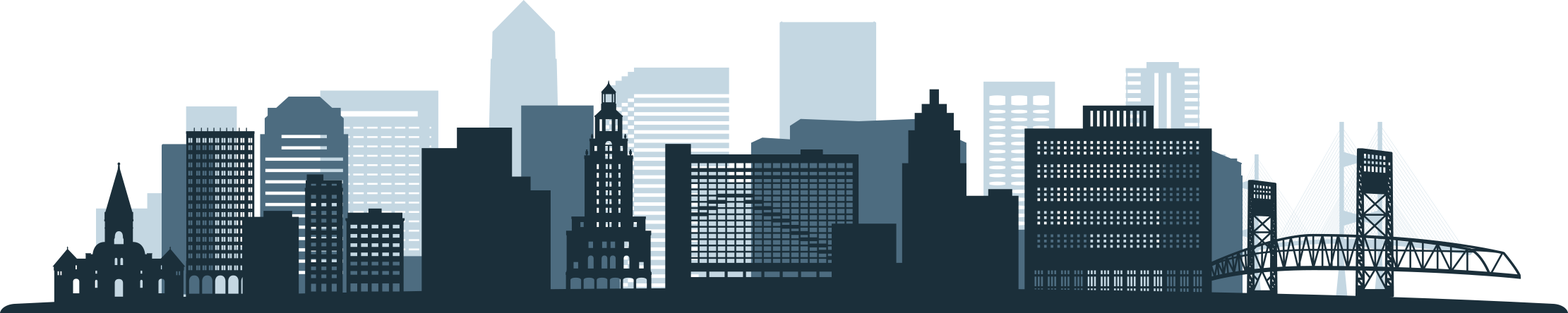
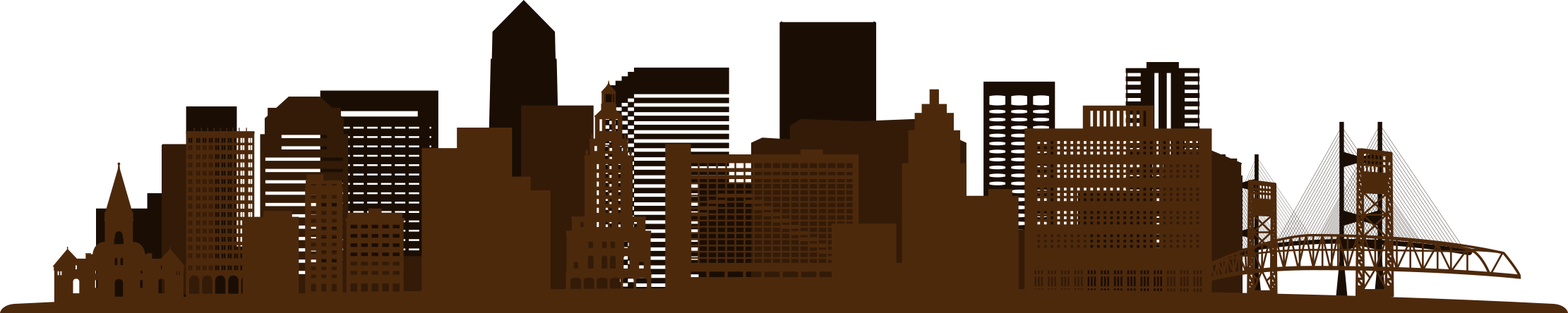
Layer changes from the first 1568 × 313 image to the second:
pixels changed over (x1=0, y1=0, x2=1568, y2=313) (layer not identified)
